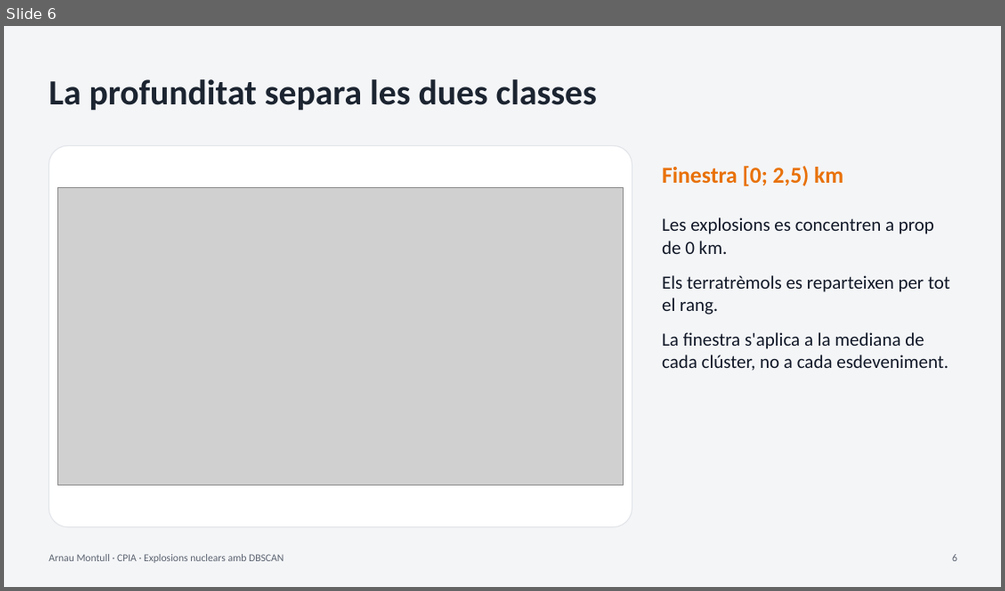
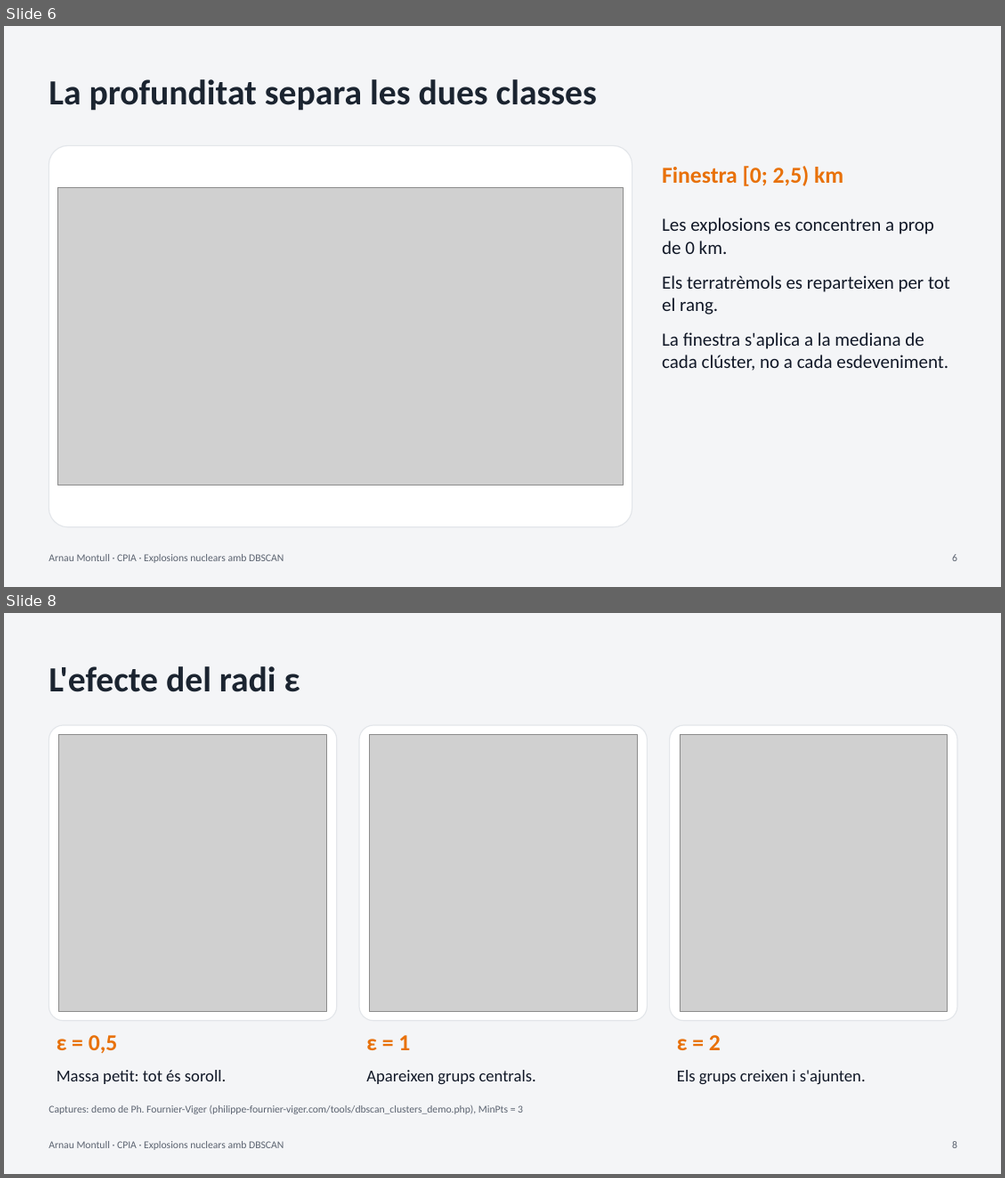
Before and after one commit to ArnauMontull/CPIA-Expo, a slide deck: presentacion/expo_arnau.pptx. Shown one above the other, each under a label of ours: slide 6 before the commit, slides 6 and 8 after it; the slides between them are not shown. The pictures are 1005x591 and 1005x1178 pixels, drawn with LibreOffice and Linux fonts; fonts in the diff are those of the drawing; grey boxes stand for pictures. Boxes give left, top, right and bottom in pixels: in the first picture for what was removed or moved away, otherwise in the second. Text is boxed around its words. In the diff, an @@ line names an element or a change of style, - is before the commit and + after.

```diff
--- a/presentacion/expo_arnau.pptx
+++ b/presentacion/expo_arnau.pptx
@@ slide 8 added at [4,613,1001,1174], background #F4F5F7 @@
@@ text added at [48,666,300,692], 34 pt, text #1B2430, bold @@
+L'efecte del radi ε
@@ rounded rectangle added at [48,725,337,1021], fill #FFFFFF, outline #E3E6EA 1 pt @@
@@ picture added at [59,734,327,1012] @@
@@ rounded rectangle added at [359,725,647,1021], fill #FFFFFF, outline #E3E6EA 1 pt @@
@@ picture added at [370,734,638,1012] @@
@@ rounded rectangle added at [670,725,957,1021], fill #FFFFFF, outline #E3E6EA 1 pt @@
@@ picture added at [680,734,947,1012] @@
@@ text added at [57,1035,118,1054], 22 pt, text #E8710A, bold @@
+ε = 0,5
@@ text added at [366,1035,410,1050], 22 pt, text #E8710A, bold @@
+ε = 1
@@ text added at [677,1035,720,1050], 22 pt, text #E8710A, bold @@
+ε = 2
@@ text added at [57,1070,226,1084], 16 pt, text #111827 @@
+Massa petit: tot és soroll.
@@ text added at [366,1070,536,1084], 16 pt, text #111827 @@
+Apareixen grups centrals.
@@ text added at [677,1070,866,1084], 16 pt, text #111827 @@
+Els grups creixen i s'ajunten.
@@ text added at [48,1105,523,1114], 10 pt, text #5B6370 @@
+Captures: demo de Ph. Fournier-Viger (philippe-fournier-viger.com/tools/dbscan_clusters_demo.php), MinPts = 3
@@ text added at [48,1141,283,1150], 10 pt, text #5B6370 @@
+Arnau Montull · CPIA · Explosions nuclears amb DBSCAN
@@ text added at [952,1141,957,1148], 10 pt, text #5B6370 @@
+8
```
Also in this commit, not shown: 8 slides changed, 4 other slides added, 5 other files.
